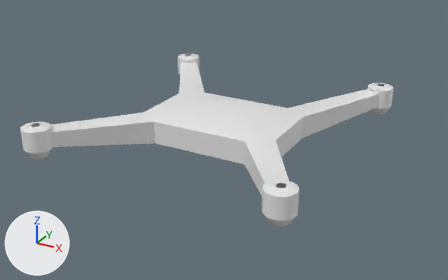
The Blender file 3dModels/quadcopter/Quadcopter_Shell_Triangulated.blend as it was, and as the next commit left it.
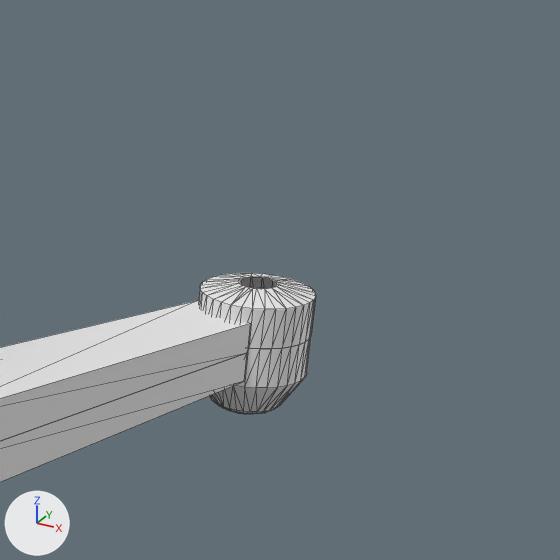
Each version is shown whole from a 50 mm camera at (0.289, -0.522, 0.245) aimed at (0.004, -0.004, -0.014), then close up on the part from 72% to 100% of the width and 8% to 52% of the height. The lights are fixed; the arrows at lower left show +X, +Y and +Z. The close-ups show mesh edges as thin lines.

In view in the first close-up: 'Motor_Base', 'Motor_Cap', 'Quad_body_Base', 'Quad_body_Cap'.
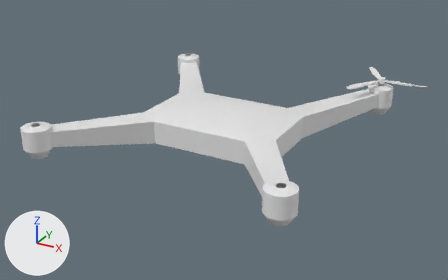
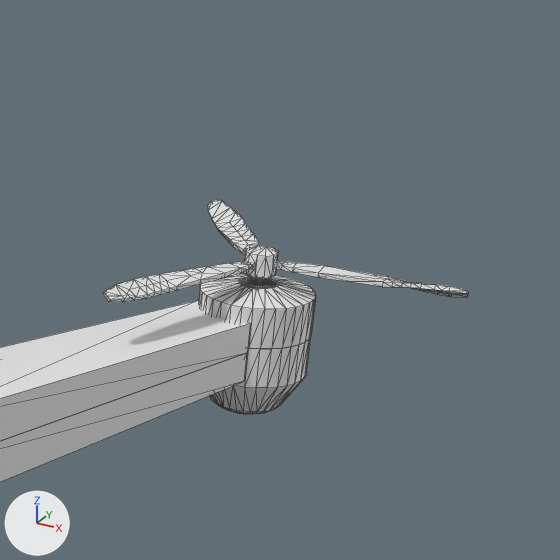
Where the change shows, as pixel boxes [x1, y1, x2, y2] in the close-ups (560 x 560 px):
'Propellor', added
    after: [103, 199, 468, 302]
'Motor', added
    after: [241, 277, 276, 288]

The change, as a diff of the scene's bpy script:
```diff
--- a/3dModels/quadcopter/Quadcopter_Shell_Triangulated.blend.py
+++ b/3dModels/quadcopter/Quadcopter_Shell_Triangulated.blend.py
@@ me_cylinder_004 @@
+me_cylinder_004.from_pydata(...)  # 210 vertices, 200 faces; spans x -12.6..6.5, y -11.0..11.0, z -1.0..1.0
+me_cylinder_004.polygons.foreach_set('use_smooth', [True] * 200)
@@ me_cylinder_002 @@
+me_cylinder_002.from_pydata(...)  # 320 vertices, 290 faces; spans x -1.0..1.0, y -1.0..1.0, z -1.48..2.17
+me_cylinder_002.polygons.foreach_set('use_smooth', [True] * 290)
@@ ob_propellor @@
+ob_propellor = bpy.data.objects.new('Propellor', me_cylinder_004)
+ob_propellor.location = (0.1251, 0.1354, 0.0294)
+ob_propellor.scale = (-0.00398, -0.00398, -0.00289)
+_m = ob_propellor.modifiers.new('Subdivision', 'SUBSURF')
+_m.subdivision_type = 'SIMPLE'
+_m.levels = 2
+_m = ob_propellor.modifiers.new('Decimate', 'DECIMATE')
+_m.decimate_type = 'DISSOLVE'
+_m = ob_propellor.modifiers.new('Triangulate', 'TRIANGULATE')
@@ ob_motor @@
+ob_motor = bpy.data.objects.new('Motor', me_cylinder_002)
+ob_motor.location = (0.1251, 0.1354, 0.0106)
+ob_motor.scale = (0.0114, 0.0114, 0.00963)
+_m = ob_motor.modifiers.new('Decimate', 'DECIMATE')
+_m.decimate_type = 'DISSOLVE'
+_m = ob_motor.modifiers.new('Triangulate', 'TRIANGULATE')
```
